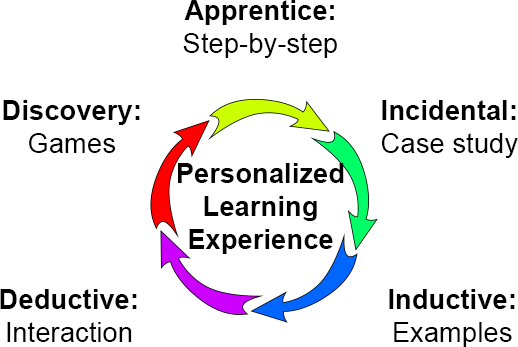
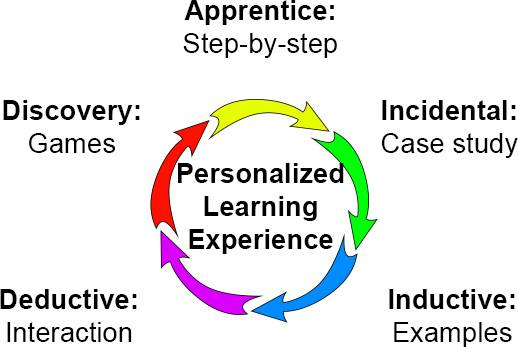
Revision of a layered 518px x 347px image; what changed, layer by layer:
added group "arrows 5 e - google material" with 5 layers above "arrows 3 d" over (x1=151, y1=99, x2=376, y2=322)
added layer "dis" (1st of 4, in "arrows 5 e - google material") in group "arrows 5 e - google material" over (x1=151, y1=121, x2=208, y2=238)
added layer "ded" (2nd of 8, in "arrows 5 e - google material") in group "arrows 5 e - google material" over (x1=161, y1=230, x2=263, y2=315)
added layer "ind" (1st of 4, in "arrows 5 e - google material") in group "arrows 5 e - google material" over (x1=250, y1=233, x2=358, y2=322)
added layer "inc" (2nd of 8, in "arrows 5 e - google material") in group "arrows 5 e - google material" over (x1=315, y1=132, x2=376, y2=251)
added layer "app" (2nd of 8, in "arrows 5 e - google material") in group "arrows 5 e - google material" over (x1=211, y1=99, x2=328, y2=136)
hid group "arrows 5 d" (5 layers) over (x1=151, y1=99, x2=376, y2=322)
